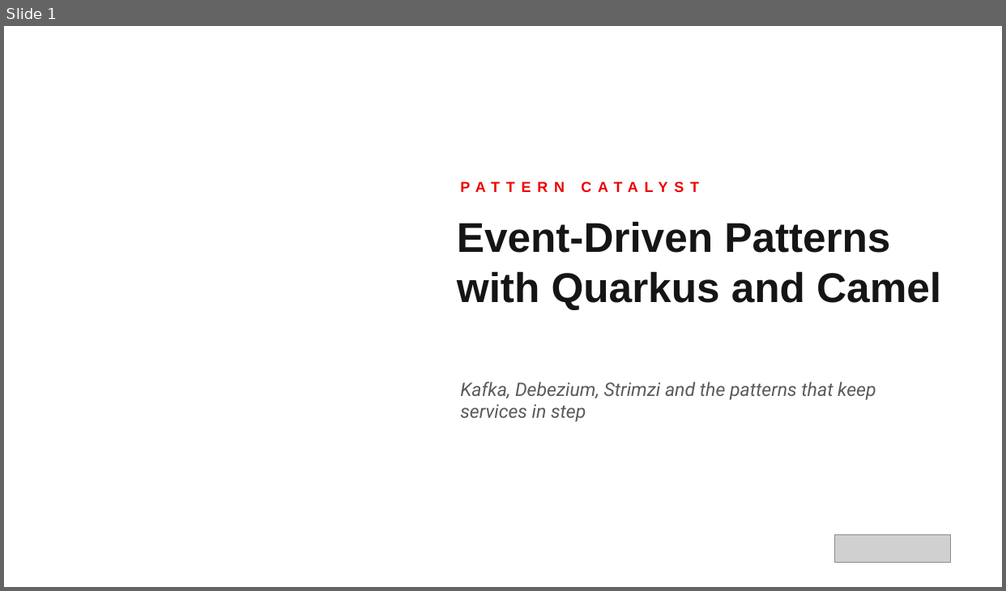
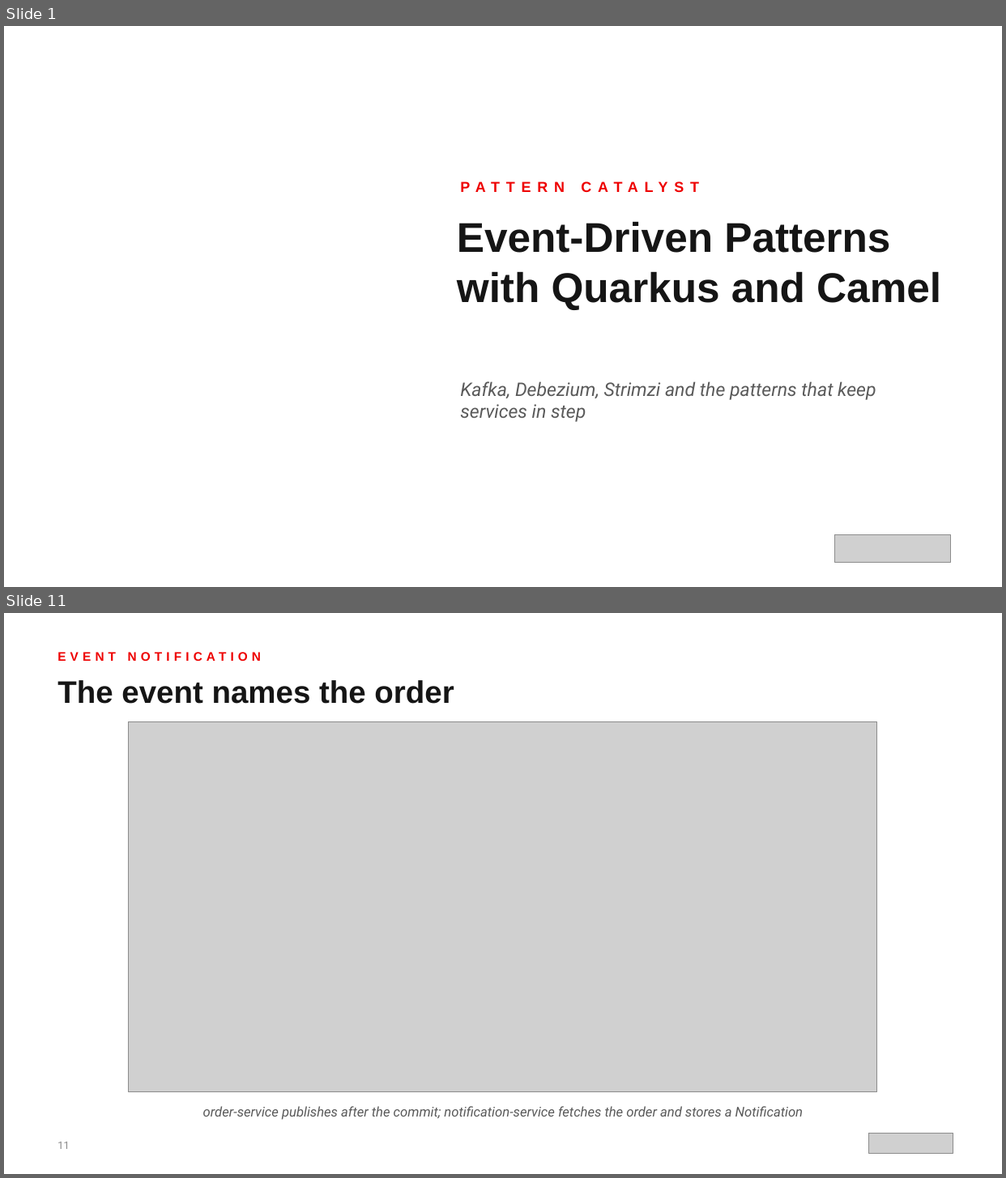
Before and after one commit to patterncatalyst/event-driven-patterns-with-quarkus-and-camel, a slide deck: lgtm-presentation/Event-Driven-Patterns-with-Quarkus-and-Camel.pptx. Shown one above the other, each under a label of ours: slide 1 before the commit, slides 1 and 11 after it; the slides between them are not shown. The pictures are 1006x591 and 1006x1178 pixels, drawn with LibreOffice and Linux fonts; fonts in the diff are those of the drawing; grey boxes stand for pictures; background and template pictures are left out. Boxes give left, top, right and bottom in pixels: in the first picture for what was removed or moved away, otherwise in the second. Text is boxed around its words. In the diff, an @@ line names an element or a change of style, - is before the commit and + after.

Commit message:
chore(r15.0): deck sections, text copy, evidence map

```diff
--- a/lgtm-presentation/Event-Driven-Patterns-with-Quarkus-and-Camel.pptx
+++ b/lgtm-presentation/Event-Driven-Patterns-with-Quarkus-and-Camel.pptx
@@ slide 11 added at bbox=[4, 613, 1002, 1174], background #FFFFFF @@
@@ text added at bbox=[50, 645, 956, 668], 12 pt, text #EE0000, bold @@
+EVENT NOTIFICATION
@@ text added at bbox=[57, 680, 454, 704], 30 pt, text #151515, bold @@
+The event names the order
@@ picture added at bbox=[129, 722, 878, 1093] @@
@@ text added at bbox=[203, 1106, 803, 1120], 13 pt, text #5A5A5A, italic @@
+order-service publishes after the commit; notification-service fetches the order and stores a Notification
@@ text added at bbox=[57, 1142, 69, 1149], 10 pt, text #8A8A8A @@
+11
@@ picture added at bbox=[868, 1133, 953, 1153] @@
```
Also in this commit, not shown: 118 other slides added, 1 slide removed, 11 other files.
